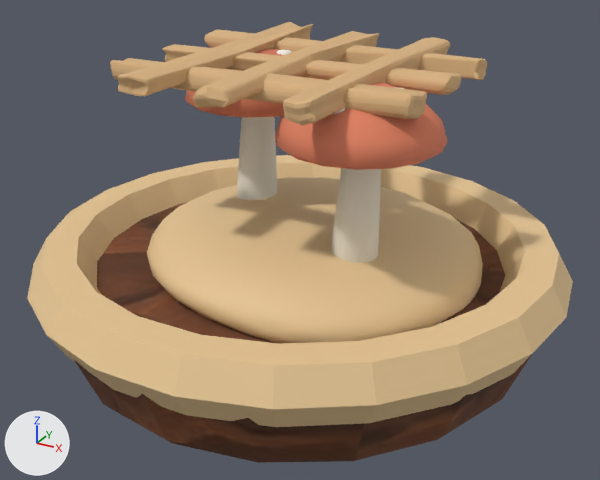
What one commit did to the glTF model assets/models/items/dish_jungle_pie.glb.
Both versions are drawn from a 50 mm camera at (0.213, -0.387, 0.254) aimed at (0.004, -0.008, 0.064). The axes (+X, +Y, +Z) are drawn at lower left. The lights are the same throughout. The older version comes first. Vertices at exactly the same position are counted once.

In view in the first picture: 'model'.
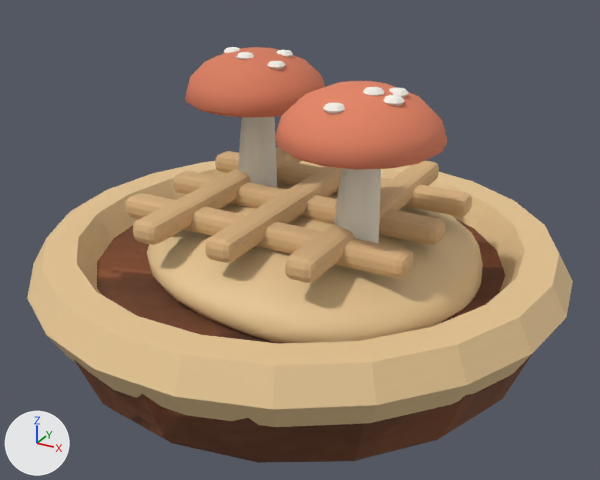
Location of each change, [x1, y1, x2, y2] in pixels of the pictures (600 x 480 px):
'model', reshaped
    before: [27, 22, 573, 463]
    after: [27, 47, 573, 463]
part 1 of me_sphere_009, added (beige)
    after: [125, 193, 413, 278]
part 2 of me_sphere_009, added (beige)
    after: [133, 147, 302, 245]
part 3 of me_sphere_009, added (beige)
    after: [173, 171, 445, 245]
part 4 of me_sphere_009, added (beige)
    after: [205, 167, 341, 263]
part 5 of me_sphere_009, added (beige)
    after: [215, 151, 472, 217]
part 6 of me_sphere_009, added (beige)
    after: [285, 161, 439, 283]
part 7 of me_sphere_009, deleted (beige)
    before: [110, 22, 487, 125]
part 8 of me_sphere_009, surface changed
    before: [75, 202, 514, 448]
    after: [75, 221, 514, 448]

What the commit changed:
me_sphere_009 is used by ob_model.
me_sphere_009 had 2767 vertices, 5446 faces and spanned x -0.153..0.153, y -0.151..0.151, z 0.0..0.168.
me_sphere_009 now has 2394 vertices, 4700 faces and spans x -0.153..0.153, y -0.151..0.151, z 0.0..0.164.
me_sphere_009 part 1: a new loose piece of 56 vertices spanning x -0.085..0.085, y -0.053..-0.037, z 0.076..0.088, in mat_crust_d (beige #dab381).
me_sphere_009 part 2: a new loose piece of 56 vertices spanning x -0.053..-0.037, y -0.085..0.085, z 0.08..0.092, in mat_crust_d (beige #dab381).
me_sphere_009 part 3: a new loose piece of 56 vertices spanning x -0.085..0.085, y -0.008..0.008, z 0.076..0.088, in mat_crust_d (beige #dab381).
me_sphere_009 part 4: a new loose piece of 56 vertices spanning x -0.008..0.008, y -0.085..0.085, z 0.08..0.092, in mat_crust_d (beige #dab381).
me_sphere_009 part 5: a new loose piece of 56 vertices spanning x -0.085..0.085, y 0.037..0.053, z 0.076..0.088, in mat_crust_d (beige #dab381).
me_sphere_009 part 6: a new loose piece of 56 vertices spanning x 0.037..0.053, y -0.085..0.085, z 0.08..0.092, in mat_crust_d (beige #dab381).
me_sphere_009 part 7: 6 loose pieces with 709 vertices, spanning x -0.087..0.086, y -0.087..0.087, z 0.154..0.168, are deleted.
me_sphere_009 part 8: 212 kept faces spanning x -0.145..0.145, y -0.147..0.147, z 0.0..0.05 get new texture (UV) coordinates.
